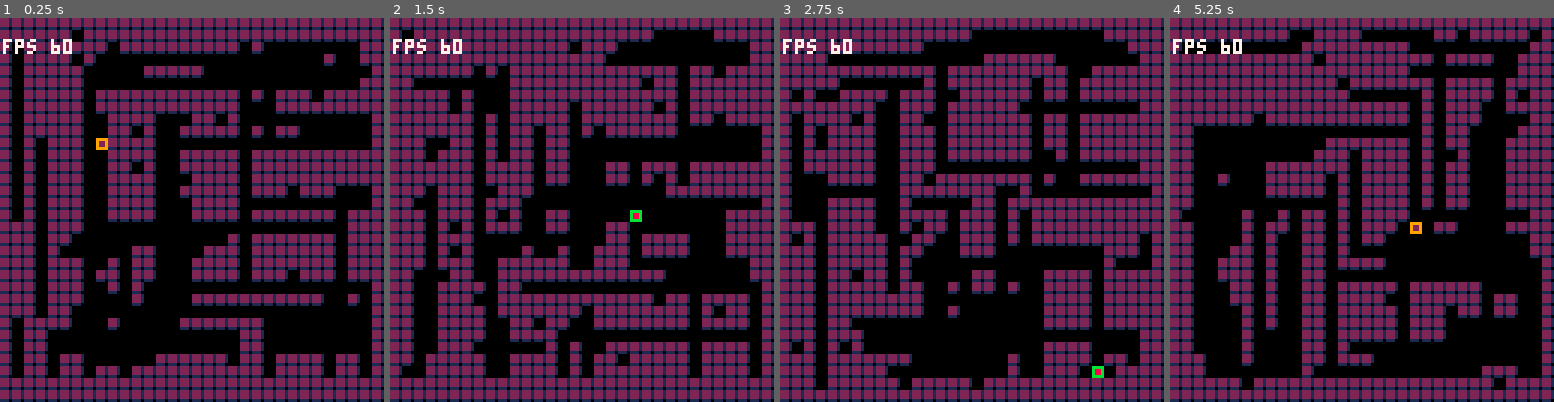
Above: before the commit, frames 1-4 (left to right).
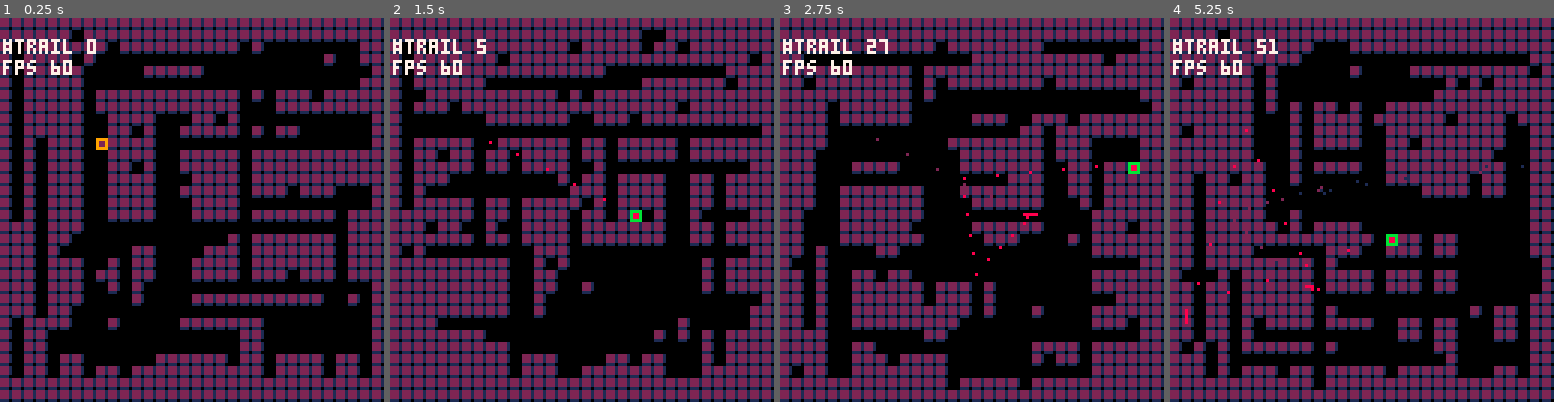
Above: after the commit, the same moments.

Repository: tmelot2/pico-8
Game: PICO-8 cartridge maze1.p8
Same seed, same stepped clock (60 frames per second), same inputs: the game is played once before the commit and once after it.
Inputs:
- Up to frame 1 (0.25 s): no input
- Up to frame 2 (1.5 s): tap X (X key) at 0.33, 1.07 s; tap O (Z key) at 0.7 s
- Up to frame 3 (2.75 s): hold Right 1.6-2.1 s; tap O (Z key) at 1.7, 2.1, 2.5 s; tap X (X key) at 1.85 s; hold Up 2.15-2.42 s; hold Right from 2.47 s (still down)
- Up to frame 4 (5.25 s): tap O (Z key) every 0.4 s from 2.9 to 4.9 s; tap X (X key) at 2.97, 4.08, 5.2 s; release Right at 3.03 s; hold Left 3.08-3.58 s; hold Down 3.63-3.97 s; hold Right 4.02-4.68 s; hold Up 4.73-5.03 s; hold Left from 5.08 s (still down)

The runs differ from the first frame. In frame 1, 0.7% of the frame differs, in the area x 0-25%, y 5-15%; in frame 2, 39%; in frame 3, 37%; in frame 4, 41%, in the area x 0-97%, y 3-97%.

Commit message:
Add player trail

Diff:
--- a/maze1.p8
+++ b/maze1.p8
@@ -12,6 +12,7 @@
 t=0
 
 p={}
+ps={}
 anim={}
 
 logfile='log.txt'
@@ -154,14 +155,53 @@
 end
 
 function updateplayer()
+	updateplayertrail()
+end
+
+function updateplayertrail()
+	if getAnimation('player.x') then
+		add(ps,{x=p.x+1, y=p.y+1, t=0})
+	end
+	adddebug('#trail '..#ps)
 end
 
 function drawplayer()
+	drawplayertrail()
 	sspr(p.sx,p.sy, 4,4, p.x,p.y)
 	-- adddebug('p.mx '..p.mx)
 	-- adddebug('p.my '..p.my)
 	-- adddebug('p.x '..p.x)
 	-- adddebug('p.y '..p.y)
+end
+
+function drawplayertrail()
+	pdur=150
+	for par in all(ps) do
+		par.t+=frnd(3)
+		if par.t>pdur then
+			del(ps,par)
+		else
+			-- fade
+			pal={8,2,1}
+			-- pal={11,10,9}
+			if pdur-par.t>0.5*pdur then
+				pc=pal[1]
+			elseif pdur-par.t<0.5*pdur and pdur-par.t>0.2*pdur then
+				pc=pal[2]
+			elseif pdur-par.t<0.2*pdur then
+				pc=pal[3]
+			end
+			-- drift
+			-- todo: should move to update
+			if frnd(400)==0 then
+				if frnd(2)%2==0 then px=frnd(1)+1 else px=-(frnd(1)+1) end
+				if frnd(2)%2==0 then py=frnd(1)+1 else py=-(frnd(1)+1) end
+				par.x+=px
+				par.y+=py
+			end
+			pset(par.x, par.y, pc)
+		end
+	end
 end
 
 function moveplayer(mazex, mazey)
@@ -282,6 +321,10 @@
 
 
 -- autil
+function log(s)
+	printh(s,logfile)
+end
+
 function round(x)
 	if ceil(x)-x >= 0.5 then
 		return ceil(x)
